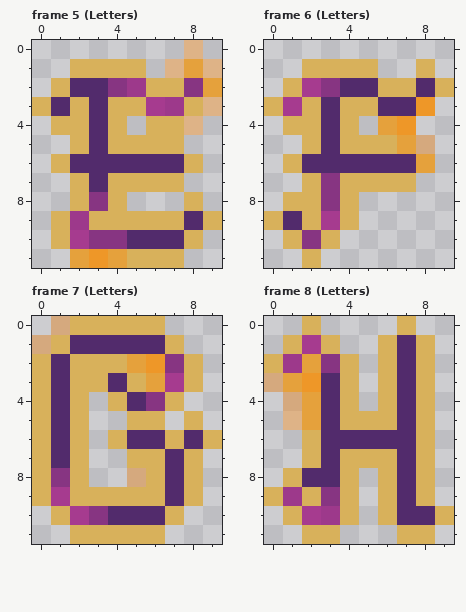
One commit to this pixel-art file: Assets/Sprites/UI/Fonts/MagicalFont.aseprite. The picture above was drawn from the file before the commit.
10x12 pixels, 26 frames. Colours within 5 levels of each other are drawn and written as one. Shown: frame 5 (Letters), frame 6 (Letters), frame 7 (Letters), frame 8 (Letters). The commit also changed other frames, which this record leaves out.
And afterwards:
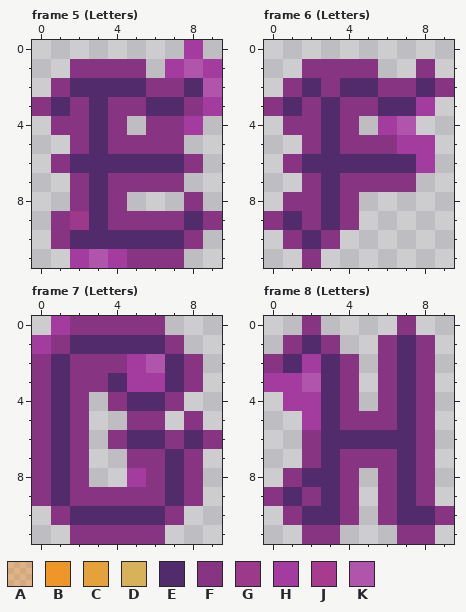
Palette (. is transparent): A #ff820059  B #ee9728  C #e5a13c  D #d8b15b  E #522b6c  F #873582  G #9d398b  H #a43b9e  J #a63b8f  K #b055ab
Edits made:
Changed rows in their new state; - is an unchanged pixel.
Frame 5 (Letters):
first column x 0:
 0 --------H-
 1 --FFFF-HKH
 2 -F--EEFFEK
 3 F-F-FFEEFH
 4 -FF-F-FFH-
 5 --F-FFFF--
 6 -F------F-
 7 --F-FFFF--
 8 --FEF---F-
 9 -F-EFFFF-F
10 -FEEE---F-
11 --HKHFFF--
Frame 6 (Letters):
first column x 0:
 1 --FFFF--F-
 2 -FE---FF-F
 3 FEF-FF--H-
 4 -FF-F-HK--
 5 --F-FFFHH-
 6 -F------H-
 7 --FEFFFF--
 8 -FFEF-----
 9 F-FEF-----
10 -FEF------
11 --F-------
Frame 7 (Letters):
first column x 0:
 0 -HFFFFF---
 1 HF-----F--
 2 F-FFFHKEF-
 3 F-FF-HHEF-
 4 F-F-F-EF--
 5 F-F--FF-F-
 6 F-F-F--F-F
 7 F-F--FF-F-
 8 FEF--HF-F-
 9 FEFFFFF-F-
10 -FEE---F--
11 --FFFFF---
Frame 8 (Letters):
first column x 0:
 0 --F----F--
 1 -FEF--F-F-
 2 FEHEF-F-F-
 3 HHK-F-F-F-
 4 -HH-F-F-F-
 5 -.H-FFF-F-
 6 --F-----F-
 7 --F-FFF-F-
 8 -F--F-F-F-
 9 FEFEF-F-F-
10 -FEEF-F--F
11 --FF---FF-
Pixel boxes of the changes (left, top, right, bottom) in both pictures:
changed: (32, 40, 222, 268)
changed: (264, 59, 454, 268)
changed: (32, 316, 222, 544)
changed: (264, 316, 454, 544)
